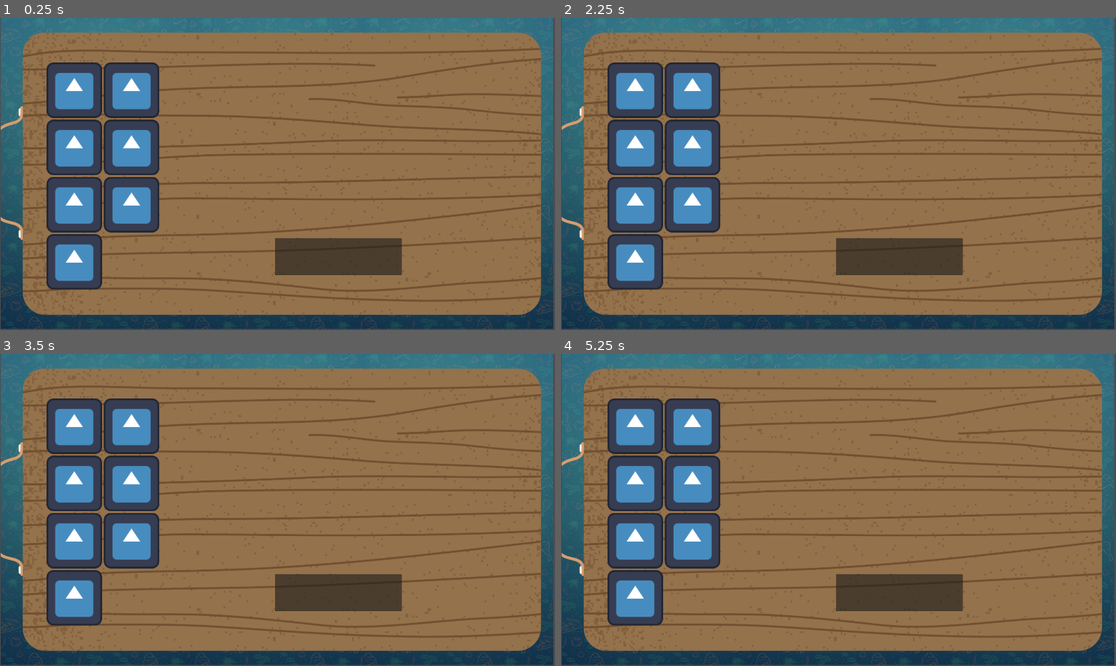
Above: before the commit, frames 1-4 (two rows, left to right).
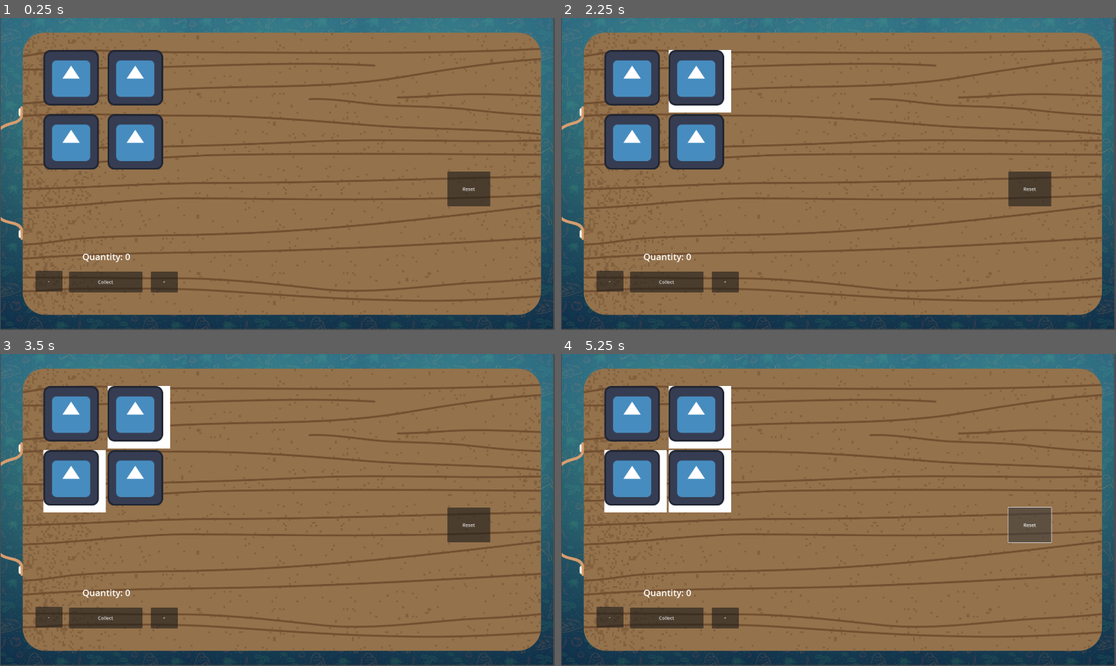
Above: after the commit, the same moments.

Repository: ACDragon8/Beyond-Thyme-and-Space
Game: Godot game, scene res://results.tscn
The game is run twice, just before and just after one commit, with the same random seed, the same clock (stepped at 60 frames per second) and the same inputs. This scene is started directly instead of the project's main scene. The engine's default icon, where the game draws it, is replaced by a stand-in: a white triangle on a blue panel in a dark square.
Inputs (mouse positions are in pixels of both pictures, inside the frame that each line leads up to):
- Up to frame 1 (0.25 s): no input
- Up to frame 2 (2.25 s): click (633, 89) at 0.52 s; click (633, 77) at 1.27 s; click (694, 89) at 2.02 s
- Up to frame 3 (3.5 s): click (72, 481) at 2.77 s
- Up to frame 4 (5.25 s): click (694, 481) at 3.52 s; click (633, 541) at 4.27 s; click (1027, 525) at 5 s, where only the run after the commit has a clickable "Reset"

The runs differ from the first frame. In frame 1, 15% of the frame differs, in the area x 6-89%, y 10-88%; in frame 2, 16%; in frame 3, 16%; in frame 4, 16%.

Commit message:
ingredient gathering update at press of button

Diff:
--- a/Prefabs/ingredient_button.tscn
+++ b/Prefabs/ingredient_button.tscn
@@ -1,16 +1,37 @@
-[gd_scene load_steps=3 format=3 uid="uid://bjw34vfma4kk4"]
+[gd_scene load_steps=4 format=3 uid="uid://bjw34vfma4kk4"]
 
 [ext_resource type="Texture2D" uid="uid://djoh4yfd734w" path="res://Assets/icon.svg" id="1_d2c7c"]
+[ext_resource type="Script" uid="uid://svwbn20eqpxr" path="res://Scripts/ingredient_display.gd" id="1_kh7s4"]
 [ext_resource type="Script" uid="uid://dbwq10xaeb1gg" path="res://Scripts/ingredient_button.gd" id="2_dcbm4"]
 
-[node name="Ingredient Button" type="TextureButton"]
-anchors_preset = 15
-anchor_right = 1.0
-anchor_bottom = 1.0
-grow_horizontal = 2
-grow_vertical = 2
+[node name="Ingredient Button" type="Container"]
+z_index = 3
+custom_minimum_size = Vector2(144, 144)
+anchors_preset = -1
+anchor_left = 0.005
+anchor_top = 0.014
+anchor_right = 0.15
+anchor_bottom = 0.267
+offset_left = -9.6
+offset_top = -15.12
+offset_right = -144.0
+offset_bottom = -144.36
 scale = Vector2(2, 2)
+script = ExtResource("1_kh7s4")
+
+[node name="ColorRect" type="ColorRect" parent="."]
+show_behind_parent = true
+z_index = -1
+custom_minimum_size = Vector2(144, 144)
+layout_mode = 2
+
+[node name="TextureButton" type="TextureButton" parent="."]
+layout_mode = 2
+size_flags_horizontal = 4
+size_flags_vertical = 4
+action_mode = 0
 texture_normal = ExtResource("1_d2c7c")
 script = ExtResource("2_dcbm4")
 
-[connection signal="pressed" from="." to="." method="_on_pressed"]
+[connection signal="pressed" from="TextureButton" to="TextureButton" method="_on_pressed"]
+[connection signal="pressed" from="TextureButton" to="." method="_on_texture_button_pressed"]
--- a/Scripts/ingredient_button.gd
+++ b/Scripts/ingredient_button.gd
@@ -1,13 +1,14 @@
 extends TextureButton
 
-signal AddIngredient(ing)
+signal ToggleSelected(ing, )
 
 var ingredient
+var selected
+
 
 # Called when the node enters the scene tree for the first time.
 func _ready():
-	var ingredient = ""
-
+	selected = false
 
 # Called every frame. 'delta' is the elapsed time since the previous frame.
 func _process(delta):
@@ -15,9 +16,16 @@
 
 func set_ingredient(ing):
 	ingredient = ing
-
-
+	print("set :" + ingredient)
 
 func _on_pressed():
-	AddIngredient.emit(ingredient) # Replace with function body.
-	print("add " + ingredient + "\n")
+	if ingredient != null:
+		selected = not selected
+		ToggleSelected.emit(ingredient)
+		print(ingredient + ": " + str(selected))
+	else:
+		print(ingredient)
+
+	#if ingredient != "":
+		#AddIngredient.emit(ingredient) # Replace with function body.
+		#print("add " + ingredient + "\n")
--- /dev/null
+++ b/Scripts/ingredient_display.gd
@@ -0,0 +1,25 @@
+extends Container
+
+var index
+
+signal ToggleSelected(ing,index,b)
+
+# Called when the node enters the scene tree for the first time.
+func _ready():
+	$ColorRect.visible = false
+
+
+# Called every frame. 'delta' is the elapsed time since the previous frame.
+func _process(delta):
+	pass
+
+func set_ingredient(ing):
+	$TextureButton.set_ingredient(ing)
+
+func set_index(val):
+	index = val
+
+func _on_texture_button_pressed():
+	$ColorRect.visible = $TextureButton.selected
+	if index != null:
+		ToggleSelected.emit($TextureButton.ingredient,index, $TextureButton.selected)
--- /dev/null
+++ b/connect.gd
@@ -0,0 +1,16 @@
+extends Button
+
+signal AddIngredients()
+
+# Called when the node enters the scene tree for the first time.
+func _ready():
+	pass # Replace with function body.
+
+
+# Called every frame. 'delta' is the elapsed time since the previous frame.
+func _process(delta):
+	pass
+
+
+
+func _on_pressed():
--- /dev/null
+++ b/quantity_display.gd
@@ -0,0 +1,36 @@
+extends Label
+
+var quantity
+
+signal QuantityUpdated(val)
+
+
+# Called when the node enters the scene tree for the first time.
+func _ready():
+	quantity = 0
+
+
+# Called every frame. 'delta' is the elapsed time since the previous frame.
+func _process(delta):
+	pass
+
+
+func add_quantity():
+	quantity += 1
+	update_text()
+
+func minus_quantity():
+	if quantity > 0:
+		quantity -= 1
+	update_text()
+
+func set_quantity(val):
+	if quantity >= 0:
+		quantity = val
+	else:
+		quantity = 0
+	update_text()
+
+func update_text():
+	text = "Quantity: " + str(quantity)
+	QuantityUpdated.emit(quantity)
--- a/results.gd
+++ b/results.gd
@@ -3,17 +3,18 @@
 signal AddIngredient
 
 var ingredients = {}
-var num_boxes = 7
+var num_boxes = 4
+var selected_ingredients #list of length num_boxes representing whether the ingredient in the box is selected
 
 const IngredientButton: PackedScene = preload("res://Prefabs/ingredient_button.tscn")
 
 # Called when the node enters the scene tree for the first time.
 func _ready():
 	load_game()
-	#new_ingredient("chicken")
+	selected_ingredients = []
 	var ings = ["Chicken", "Onions", "Rice", "Lettuce", "Carrots", "Beef", "Pork"]
 	for i in range(num_boxes):
-		add_box(ings[i])
+		add_box(ings[i],i)
 	update_counter()
 
 
@@ -24,7 +25,7 @@
 
 
 
-func update_counter():
+func update_counter(): # updates the ingredients textbox
 	var s = ""
 	for i in ingredients:
 		s = s + "{0}: {1}\n".format([i, str(ingredients[i])])
@@ -32,21 +33,46 @@
 	save_game()
 
 
-func new_ingredient(ing):
+func new_ingredient(ing): #creates a new ingredient in the ingredient dictionary
 	ingredients[ing] = 0
 
 
-func add_ingredient(ing):
+func add_ingredient(ing): #adds 1 to the ingredient in ingredient dict, creates it if it does not exist
 	if not ing in ingredients:
 		new_ingredient(ing)
 	ingredients[ing] += 1
+	update_counter()
 
-func add_box(ingr):
+func add_many_ingredient(ing, val):
+	if not ing in ingredients:
+		new_ingredient(ing)
+	ingredients[ing] += val
+	update_counter()
+
+func _on_collect_pressed():
+	print(selected_ingredients)
+	for i in selected_ingredients:
+		if i != "":
+			print("added "+ i)
+			add_many_ingredient(i,$"Quantity Display".quantity)
+	update_counter()
+
+func _on_selection_update(ing, index, b):
+	print("update")
+	if b:
+		selected_ingredients[index] = ing
+	else:
+		selected_ingredients[index] = ""
+
+func add_box(ingr,index): #creates an IngredientButton for adding ingredients
 	var box = IngredientButton.instantiate()
+	box.set_index(index)
 	box.set_ingredient(ingr)
-	box.size *= 0.5
-	#box.connect("AddIngredient", add_ingredient(ingr))
+	box.ToggleSelected.connect(_on_selection_update)
 	$GridContainer.add_child(box)
+	selected_ingredients.append("")
+
+
 
 func save_game():
 	var save_file = FileAccess.open("user://savegame.save", FileAccess.WRITE)
@@ -65,3 +91,9 @@
 	ingredients = json.data
 	for i in ingredients:
 		ingredients[i] = int(ingredients[i])
+
+#debug function
+func _on_reset_pressed():
+	ingredients = {}
+	save_game()
+	update_counter()
--- a/results.tscn
+++ b/results.tscn
@@ -1,7 +1,11 @@
-[gd_scene load_steps=3 format=3 uid="uid://dw604xggq3fwy"]
+[gd_scene load_steps=5 format=3 uid="uid://dw604xggq3fwy"]
 
 [ext_resource type="Script" uid="uid://dhjy2y0kps2bw" path="res://results.gd" id="1_5erdf"]
 [ext_resource type="Texture2D" uid="uid://dgl800847aanq" path="res://Assets/cutting_board.png" id="1_amp1b"]
+[ext_resource type="Script" uid="uid://bovki547xd8gv" path="res://quantity_display.gd" id="3_5erdf"]
+
+[sub_resource type="Theme" id="Theme_mabgl"]
+default_font_size = 31
 
 [node name="Results" type="Node2D"]
 script = ExtResource("1_5erdf")
@@ -12,19 +16,69 @@
 texture = ExtResource("1_amp1b")
 
 [node name="GridContainer" type="GridContainer" parent="."]
-layout_direction = 2
-offset_left = 161.0
-offset_top = 154.0
-offset_right = 520.0
-offset_bottom = 590.0
+custom_minimum_size = Vector2(128, 128)
+offset_left = 152.0
+offset_top = 113.0
+offset_right = 568.0
+offset_bottom = 553.0
 scale = Vector2(1.5, 1.5)
+pivot_offset = Vector2(5, 5)
+size_flags_horizontal = 3
+size_flags_vertical = 3
 columns = 2
 
-[node name="TextEdit" type="TextEdit" parent="."]
+[node name="TextEdit" type="RichTextLabel" parent="."]
 offset_left = 951.0
 offset_top = 762.0
 offset_right = 1390.0
 offset_bottom = 891.0
 text = "Chicken: 0"
+shortcut_keys_enabled = false
+deselect_on_focus_loss_enabled = false
+drag_and_drop_selection_enabled = false
+
+[node name="Reset" type="Button" parent="."]
+offset_left = 1548.0
+offset_top = 531.0
+offset_right = 1696.0
+offset_bottom = 652.0
+text = "Reset"
+
+[node name="Collect" type="Button" parent="."]
+offset_left = 239.0
+offset_top = 878.0
+offset_right = 493.0
+offset_bottom = 950.0
+text = "Collect"
+
+[node name="Minus" type="Button" parent="."]
+offset_left = 123.0
+offset_top = 875.0
+offset_right = 216.0
+offset_bottom = 947.0
+text = "-
+"
+
+[node name="Plus" type="Button" parent="."]
+offset_left = 522.0
+offset_top = 878.0
+offset_right = 615.0
+offset_bottom = 950.0
+text = "+"
+
+[node name="Quantity Display" type="Label" parent="."]
+offset_left = 149.0
+offset_top = 800.0
+offset_right = 588.0
+offset_bottom = 853.0
+theme = SubResource("Theme_mabgl")
+text = "Quantity: 0"
+horizontal_alignment = 1
+vertical_alignment = 1
+script = ExtResource("3_5erdf")
 
 [connection signal="AddIngredient" from="." to="." method="_on_add_ingredient"]
+[connection signal="pressed" from="Reset" to="." method="_on_reset_pressed"]
+[connection signal="pressed" from="Collect" to="." method="_on_collect_pressed"]
+[connection signal="pressed" from="Minus" to="Quantity Display" method="minus_quantity"]
+[connection signal="pressed" from="Plus" to="Quantity Display" method="add_quantity"]
Not shown, added: Scripts/ingredient_display.gd.uid
Not shown, added: connect.gd.uid
Not shown, added: quantity_display.gd.uid
